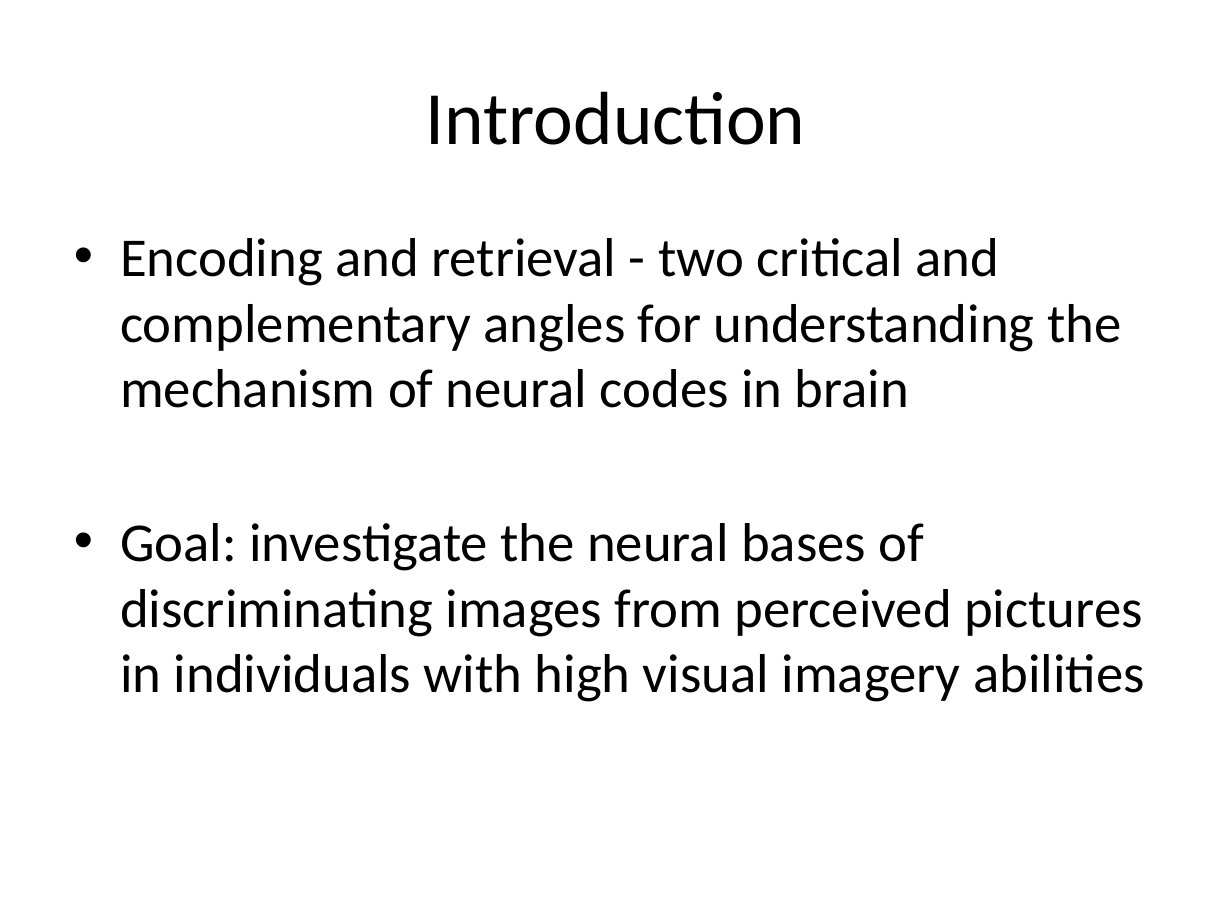
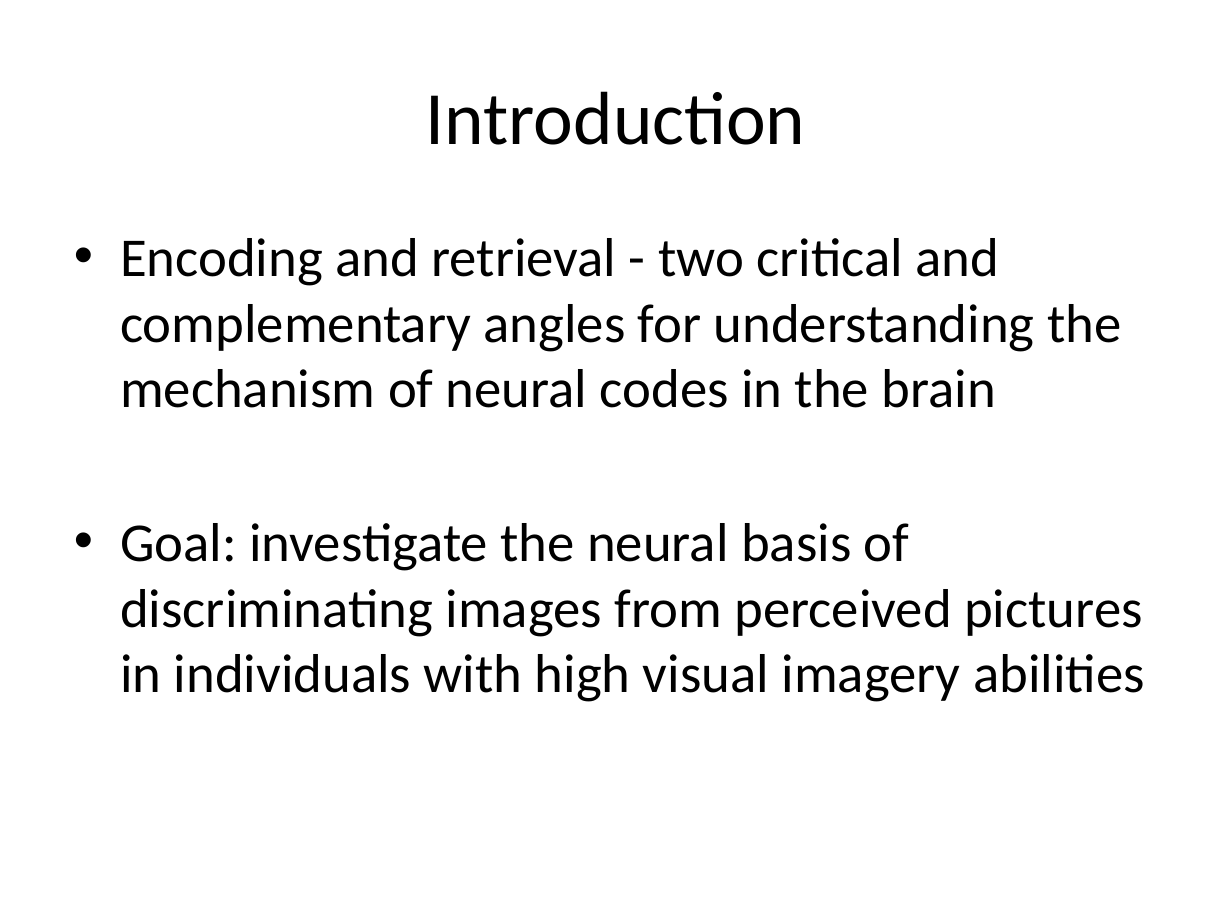
Before and after one commit to psych-214-fall-2016/project-blue, a slide deck: slide 2 of project-blue.pptx. Drawn at 1232x924 pixels with LibreOffice and Linux fonts; fonts in the diff are those of the drawing. Boxes give left, top, right and bottom in pixels: in the first picture for what was removed or moved away, otherwise in the second. Text is boxed around its words. In the diff, an @@ line names an element or a change of style, - is before the commit and + after.

```diff
--- a/project-blue.pptx
+++ b/project-blue.pptx
@@ text at <box>120,238,1145,702</box>: text changed @@
-• Encoding and retrieval - two critical and complementary angles for understanding the mechanism of neural codes in brain
-• Goal: investigate the neural bases of discriminating images from perceived pictures in individuals with high visual imagery abilities
+• Encoding and retrieval - two critical and complementary angles for understanding the mechanism of neural codes in the brain
+• Goal: investigate the neural basis of discriminating images from perceived pictures in individuals with high visual imagery abilities
```
Also in this commit, not shown: 4 other slides changed, 5 slides added, 1 slide removed.
